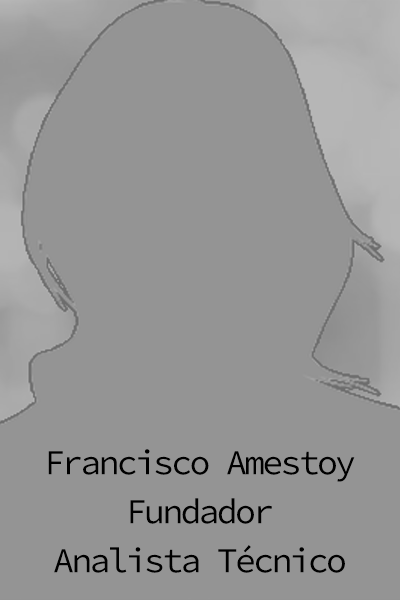
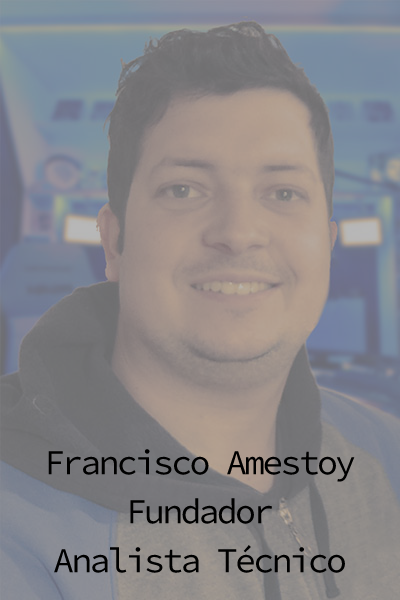
Revision of a layered 400x600 image; what changed, layer by layer:
added layer "Capa 3" above "Capa 2" over [0, 0, 400, 600]
